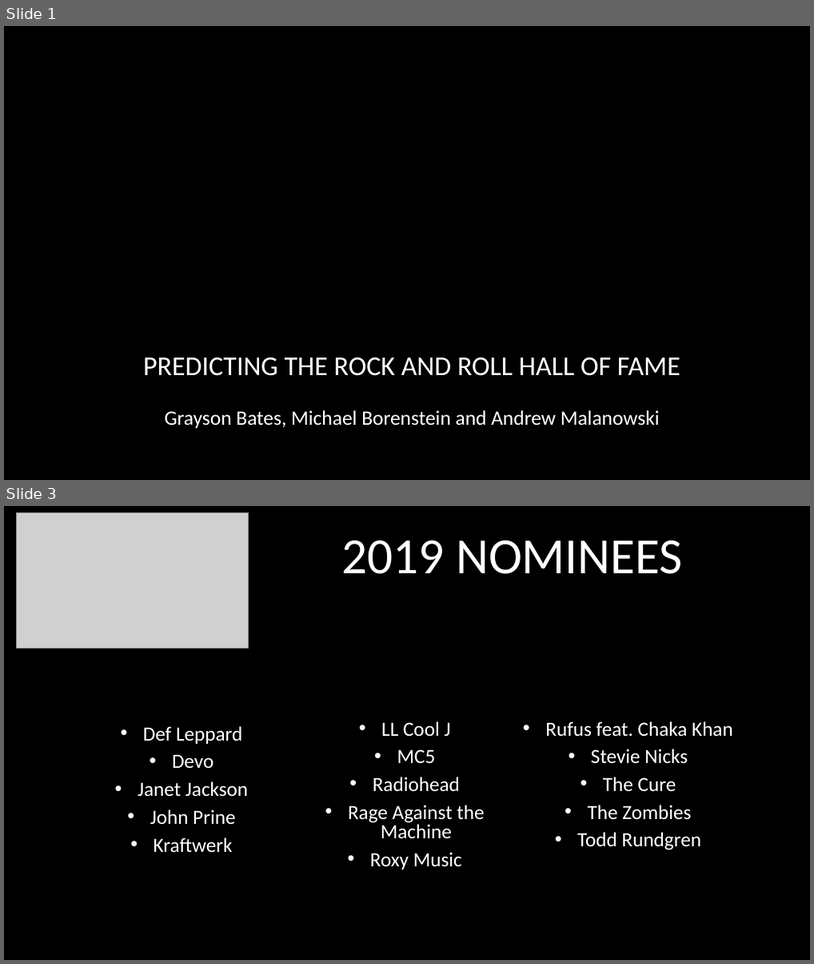
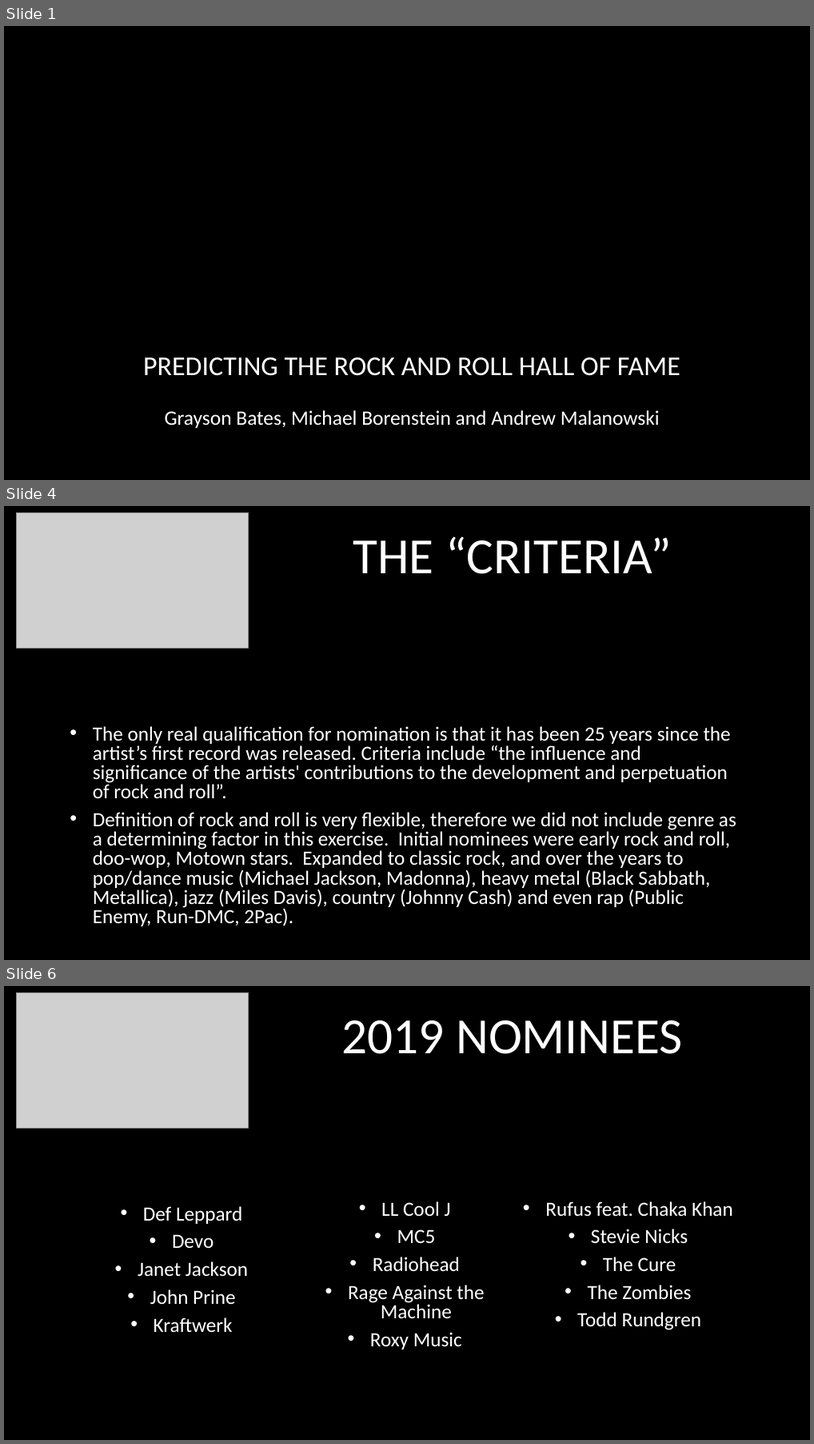
Before and after one commit to mborenstein128/Rock_Hall, a slide deck: RockHall.pptx. Shown one above the other, each under a label of ours: slides 1 and 3 before the commit, slides 1, 4 and 6 after it; the slides between them are not shown. The pictures are 814x964 and 814x1444 pixels, drawn with LibreOffice and Linux fonts; fonts in the diff are those of the drawing; grey boxes stand for pictures; background and template pictures are left out. Boxes give left, top, right and bottom in pixels: in the first picture for what was removed or moved away, otherwise in the second. Text is boxed around its words. In the diff, an @@ line names an element or a change of style, - is before the commit and + after.

```diff
--- a/RockHall.pptx
+++ b/RockHall.pptx
@@ slide 4 added at <box>4,506,810,960</box>, background #000000 @@
@@ picture added at <box>16,512,249,648</box> @@
@@ title added at <box>354,536,672,574</box>, 60.3 pt, text #FFFFFF @@
+THE “CRITERIA”
@@ subtitle added at <box>93,726,737,926</box>, 24 pt, text #FFFFFF @@
+• The only real qualification for nomination is that it has been 25 years since the artist’s first record was released. Criteria include “the influence and significance of the artists' contributions to the development and perpetuation of rock and roll”.
+• Definition of rock and roll is very flexible, therefore we did not include genre as a determining factor in this exercise. Initial nominees were early rock and roll, doo-wop, Motown stars. Expanded to classic rock, and over the years to pop/dance music (Michael Jackson, Madonna), heavy metal (Black Sabbath, Metallica), jazz (Miles Davis), country (Johnny Cash) and even rap (Public Enemy, Run-DMC, 2Pac).
@@ what was slide 3 is now slide 6 @@
```
Also in this commit, not shown: 1 slide changed, 5 other slides added.
